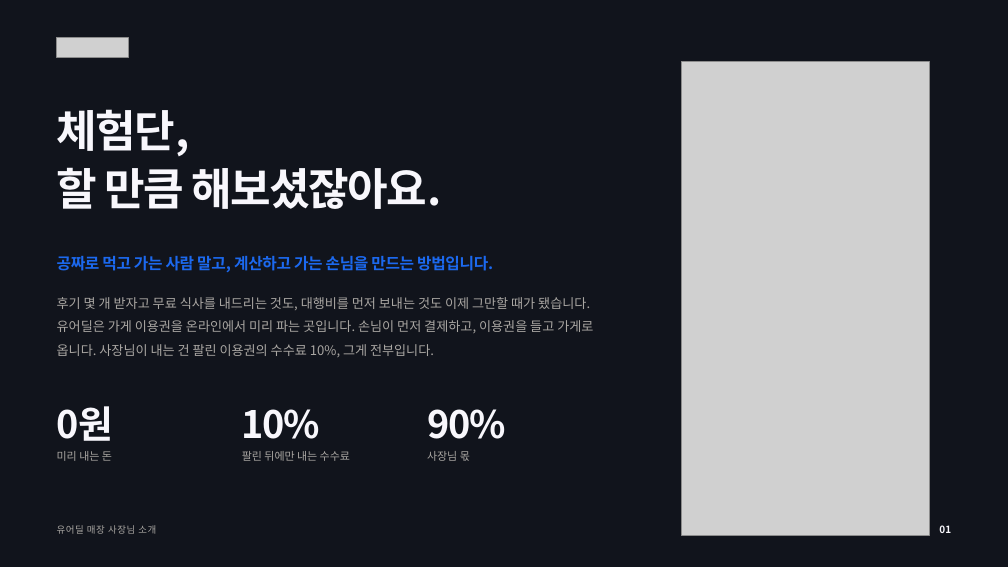
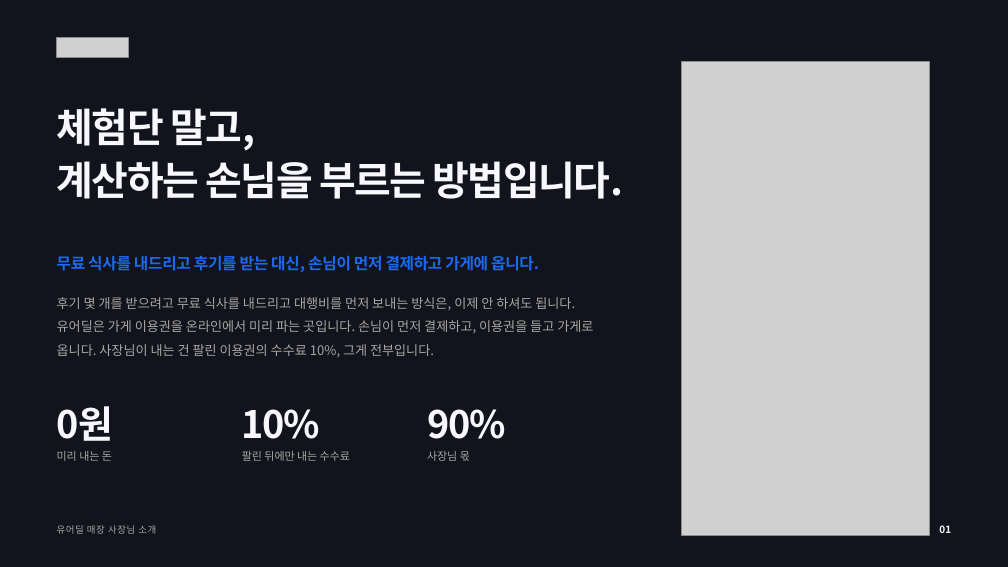
Before and after one commit to tobe2111/ur-live, a slide deck: slide 1 of docs/business/proposals/urdeal-store-owner-deck.pptx. Drawn at 1008x567 pixels with LibreOffice and Linux fonts; fonts in the diff are those of the drawing; grey boxes stand for pictures. Boxes give left, top, right and bottom in pixels: in the first picture for what was removed or moved away, otherwise in the second. Text is boxed around its words. In the diff, an @@ line names an element or a change of style, - is before the commit and + after.

```diff
--- a/docs/business/proposals/urdeal-store-owner-deck.pptx
+++ b/docs/business/proposals/urdeal-store-owner-deck.pptx
@@ text at (x1=57, y1=108, x2=624, y2=199): text changed; size 42 to 38 pt @@
-체험단,
-할 만큼 해보셨잖아요.
+체험단 말고,
+계산하는 손님을 부르는 방법입니다.
@@ text at (x1=57, y1=255, x2=539, y2=272): text changed @@
-공짜로 먹고 가는 사람 말고, 계산하고 가는 손님을 만드는 방법입니다.
+무료 식사를 내드리고 후기를 받는 대신, 손님이 먼저 결제하고 가게에 옵니다.
@@ text at (x1=57, y1=297, x2=593, y2=357): text changed @@
-후기 몇 개 받자고 무료 식사를 내드리는 것도, 대행비를 먼저 보내는 것도 이제 그만할 때가 됐습니다. 유어딜은 가게 이용권을 온라인에서 미리 파는 곳입니다. 손님이 먼저 결제하고, 이용권을 들고 가게로 옵니다. 사장님이 내는 건 팔린 이용권의 수수료 10%, 그게 전부입니다.
+후기 몇 개를 받으려고 무료 식사를 내드리고 대행비를 먼저 보내는 방식은, 이제 안 하셔도 됩니다. 유어딜은 가게 이용권을 온라인에서 미리 파는 곳입니다. 손님이 먼저 결제하고, 이용권을 들고 가게로 옵니다. 사장님이 내는 건 팔린 이용권의 수수료 10%, 그게 전부입니다.
```
Also in this commit, not shown: 9 other files.
